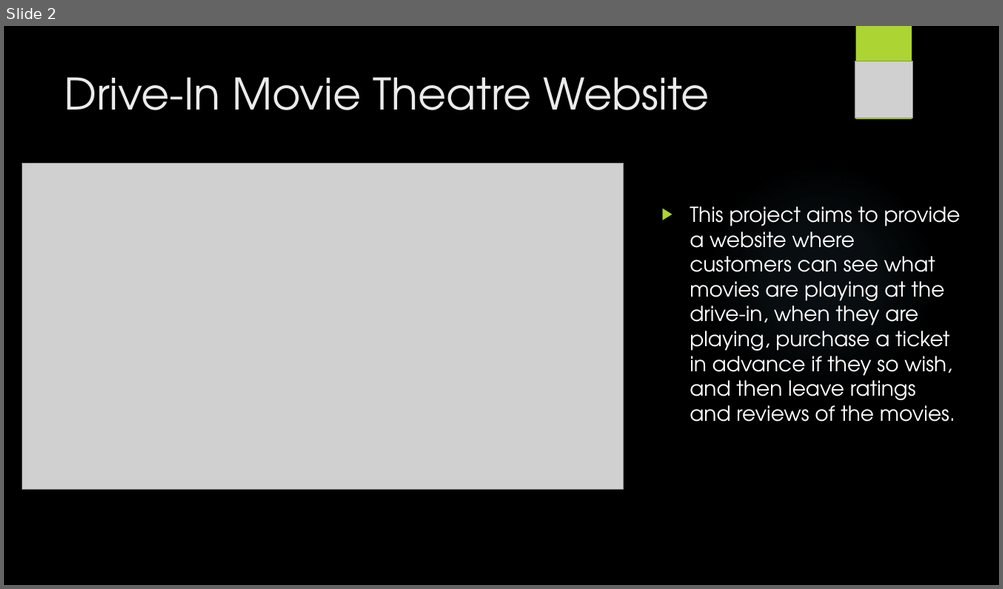
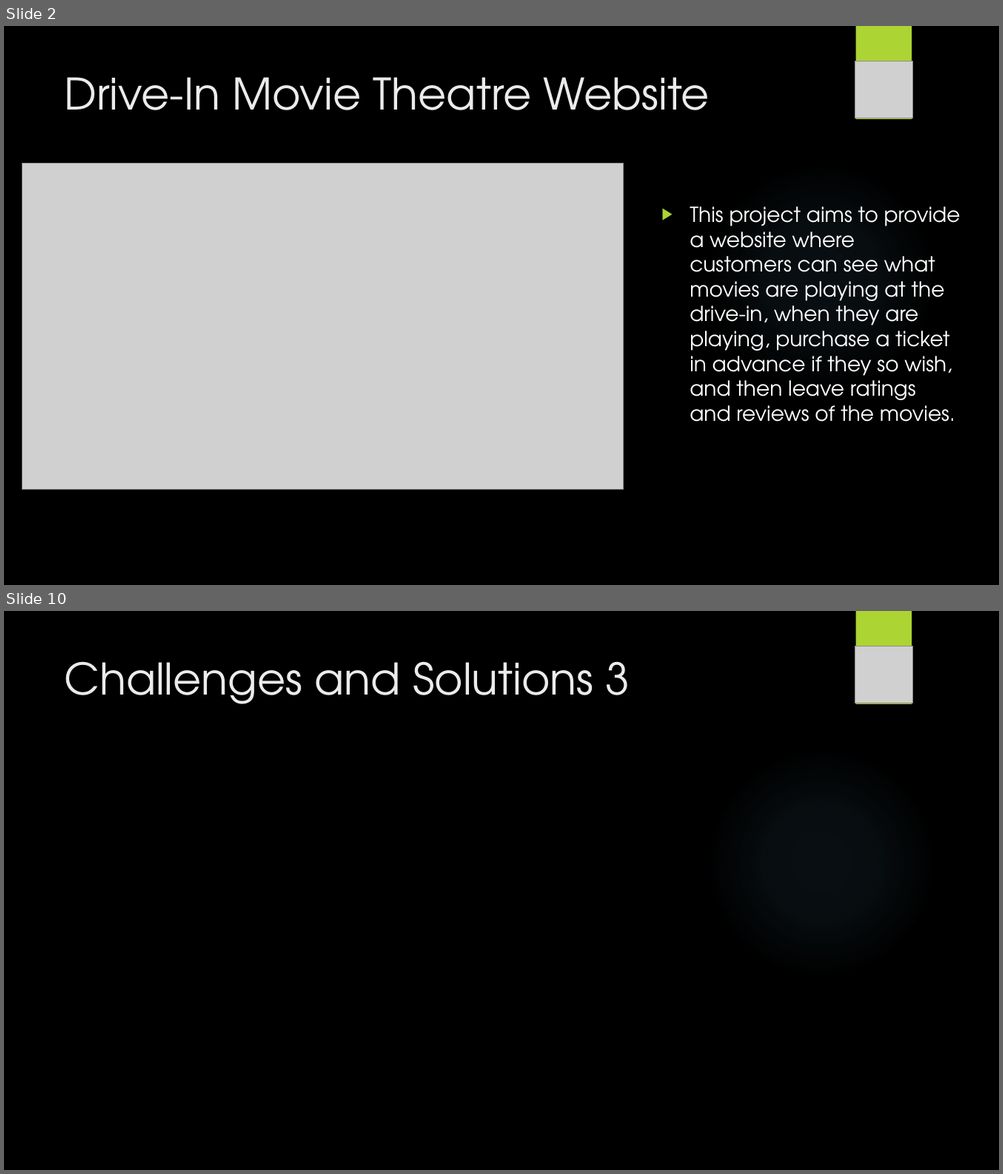
Before and after one commit to vladapple/MoonriseMovies, a slide deck: Files/MoonriseMoviesPresentation.pptx. Shown one above the other, each under a label of ours: slide 2 before the commit, slides 2 and 10 after it; the slides between them are not shown. The pictures are 1003x589 and 1003x1174 pixels, drawn with LibreOffice and Linux fonts; fonts in the diff are those of the drawing; grey boxes stand for pictures; background and template pictures are left out. Boxes give left, top, right and bottom in pixels: in the first picture for what was removed or moved away, otherwise in the second. Text is boxed around its words. In the diff, an @@ line names an element or a change of style, - is before the commit and + after.

```diff
--- a/Files/MoonriseMoviesPresentation.pptx
+++ b/Files/MoonriseMoviesPresentation.pptx
@@ slide 10 added at (x1=4, y1=611, x2=999, y2=1170), background picture (left out); not listed: 2 template elements that a slide beside it also shows @@
@@ picture added at (x1=854, y1=646, x2=912, y2=703) @@
@@ title added at (x1=64, y1=661, x2=630, y2=704), 42 pt, text #EBEBEB @@
+Challenges and Solutions 3
```
Also in this commit, not shown: 2 slides changed, 12 other slides added, 6 slides removed.
